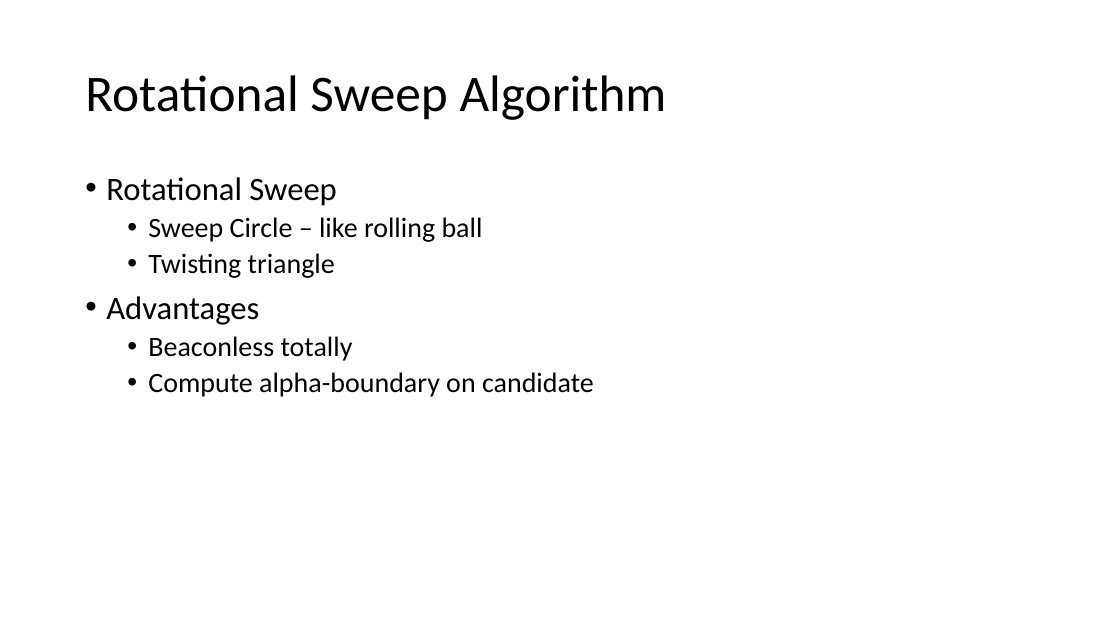
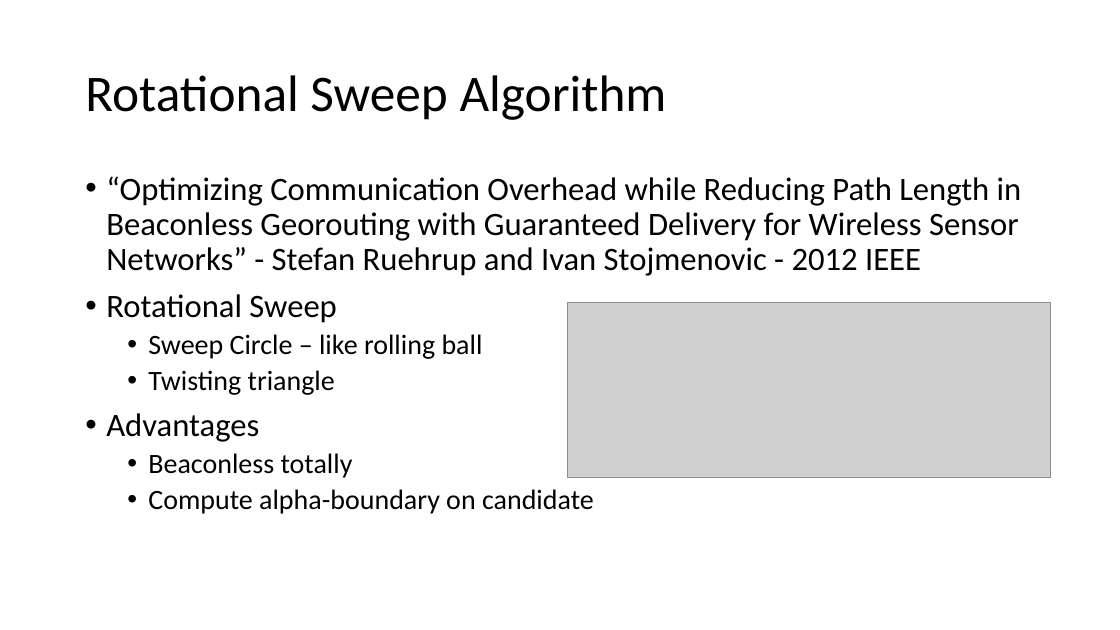
Before and after one commit to hungtt28/GeoRouting, a slide deck: slide 14 of doc/Beaconless-overview.pptx (slide 13 before the commit). Drawn at 1120x630 pixels with LibreOffice and Linux fonts; fonts in the diff are those of the drawing; grey boxes stand for pictures. Boxes give left, top, right and bottom in pixels: in the first picture for what was removed or moved away, otherwise in the second. Text is boxed around its words. In the diff, an @@ line names an element or a change of style, - is before the commit and + after.

Commit message:
Beaconless overview

```diff
--- a/doc/Beaconless-overview.pptx
+++ b/doc/Beaconless-overview.pptx
@@ text at (x1=106, y1=176, x2=1022, y2=276): paragraph added @@
+• “Optimizing Communication Overhead while Reducing Path Length in Beaconless Georouting with Guaranteed Delivery for Wireless Sensor Networks” - Stefan Ruehrup and Ivan Stojmenovic - 2012 IEEE
@@ picture added at (x1=568, y1=302, x2=1051, y2=477) @@
```
Also in this commit, not shown: 2 other slides changed, 1 slide added, 2 other files.
